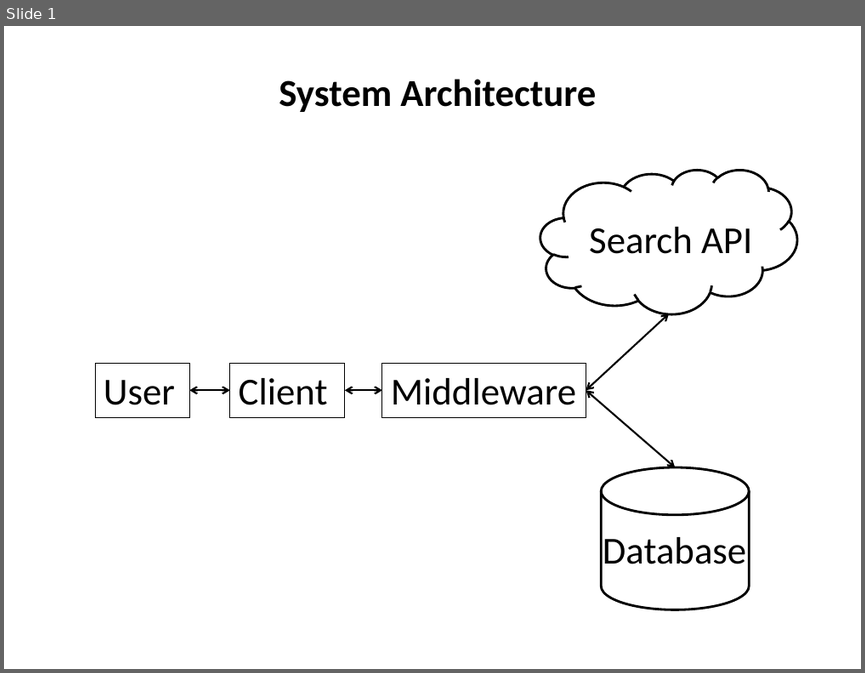
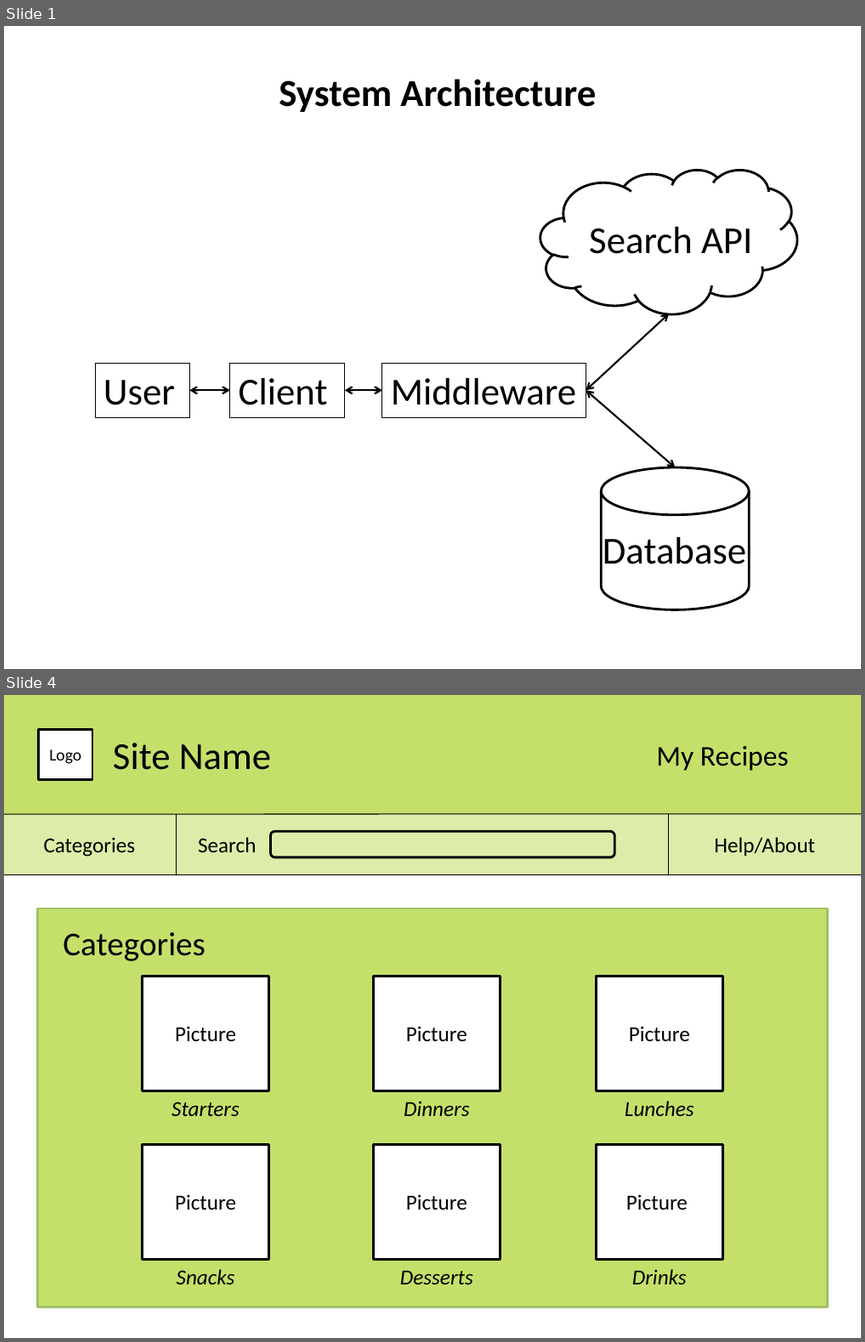
Before and after one commit to Iain530/wad_team_project, a slide deck: SystemArchitecture and Wireframe.pptx. Shown one above the other, each under a label of ours: slide 1 before the commit, slides 1 and 4 after it; the slides between them are not shown. The pictures are 865x673 and 865x1342 pixels, drawn with LibreOffice and Linux fonts; fonts in the diff are those of the drawing. Boxes give left, top, right and bottom in pixels: in the first picture for what was removed or moved away, otherwise in the second. Text is boxed around its words. In the diff, an @@ line names an element or a change of style, - is before the commit and + after.

Commit message:
Added Categories and My Profile page to wireframe

```diff
--- a/SystemArchitecture and Wireframe.pptx
+++ b/SystemArchitecture and Wireframe.pptx
@@ slide 4 added at [4,695,861,1338], background #FFFFFF @@
@@ rectangle added at [4,695,861,814], fill #C4E06A @@
@@ rectangle added at [38,729,92,780], fill #FFFFFF, outline #000000 2 pt, 14 pt, text #000000 @@
+Logo
@@ text added at [113,743,271,770], 32 pt, text #000000 @@
+Site Name
@@ text added at [656,746,789,771], 24 pt, text #000000 @@
+My Recipes
@@ rectangle added at [4,813,861,874], fill #DDEDA9 @@
@@ line added from (4, 814) to (861, 814), #000000 0.75 pt @@
@@ line added from (177, 814) to (177, 875), #000000 0.75 pt @@
@@ line added from (669, 814) to (669, 875), #000000 0.75 pt @@
@@ text added at [44,837,136,857], 18 pt, text #000000 @@
+Categories
@@ text added at [198,837,256,852], 18 pt, text #000000 @@
+Search
@@ rounded rectangle added at [270,831,615,857], outline #000000 2 pt @@
@@ text added at [714,837,815,856], 18 pt, text #000000 @@
+Help/About
@@ line added from (4, 875) to (861, 875), #000000 0.75 pt @@
@@ rectangle added at [37,908,827,1307], fill #C4E06A, outline #A0C26A 2 pt @@
@@ text added at [63,932,205,961], 28 pt, text #000000 @@
+Categories
@@ rectangle added at [142,976,268,1091], fill #FFFFFF, outline #000000 2 pt @@
@@ rectangle added at [373,976,500,1091], fill #FFFFFF, outline #000000 2 pt @@
@@ rectangle added at [596,976,723,1091], fill #FFFFFF, outline #000000 2 pt @@
@@ text added at [175,1026,236,1041], 18 pt, text #000000 @@
+Picture
@@ text added at [406,1026,467,1041], 18 pt, text #000000 @@
+Picture
@@ text added at [629,1026,690,1041], 18 pt, text #000000 @@
+Picture
@@ text added at [171,1101,239,1116], 18 pt, text #000000, italic @@
+Starters
@@ text added at [404,1100,470,1116], 18 pt, text #000000, italic @@
+Dinners
@@ text added at [624,1100,694,1116], 18 pt, text #000000, italic @@
+Lunches
@@ rectangle added at [142,1145,268,1259], fill #FFFFFF, outline #000000 2 pt @@
@@ rectangle added at [373,1145,500,1259], fill #FFFFFF, outline #000000 2 pt @@
@@ rectangle added at [596,1145,723,1259], fill #FFFFFF, outline #000000 2 pt @@
@@ text added at [175,1194,236,1209], 18 pt, text #000000 @@
+Picture
@@ text added at [406,1194,467,1209], 18 pt, text #000000 @@
+Picture
@@ text added at [626,1194,687,1209], 18 pt, text #000000 @@
+Picture
@@ text added at [177,1269,235,1284], 18 pt, text #000000, italic @@
+Snacks
@@ text added at [400,1270,473,1284], 18 pt, text #000000, italic @@
+Desserts
@@ text added at [632,1269,687,1284], 18 pt, text #000000, italic @@
+Drinks
```
Also in this commit, not shown: 1 slide changed, 2 other slides added.
